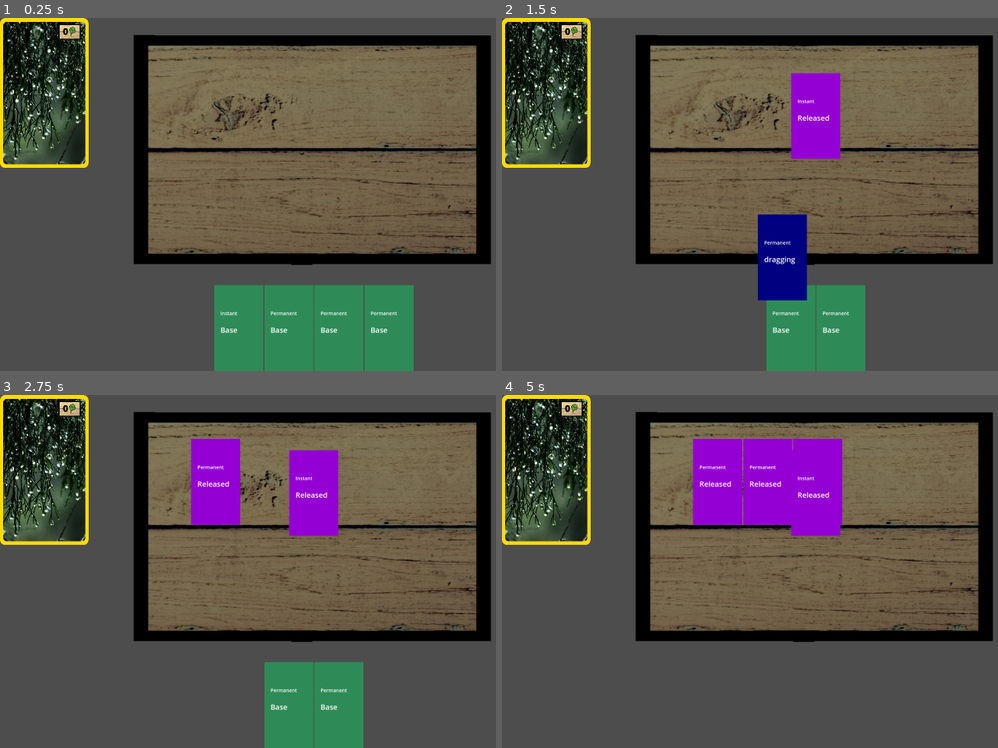
Above: before the commit, frames 1-4 (two rows, left to right).
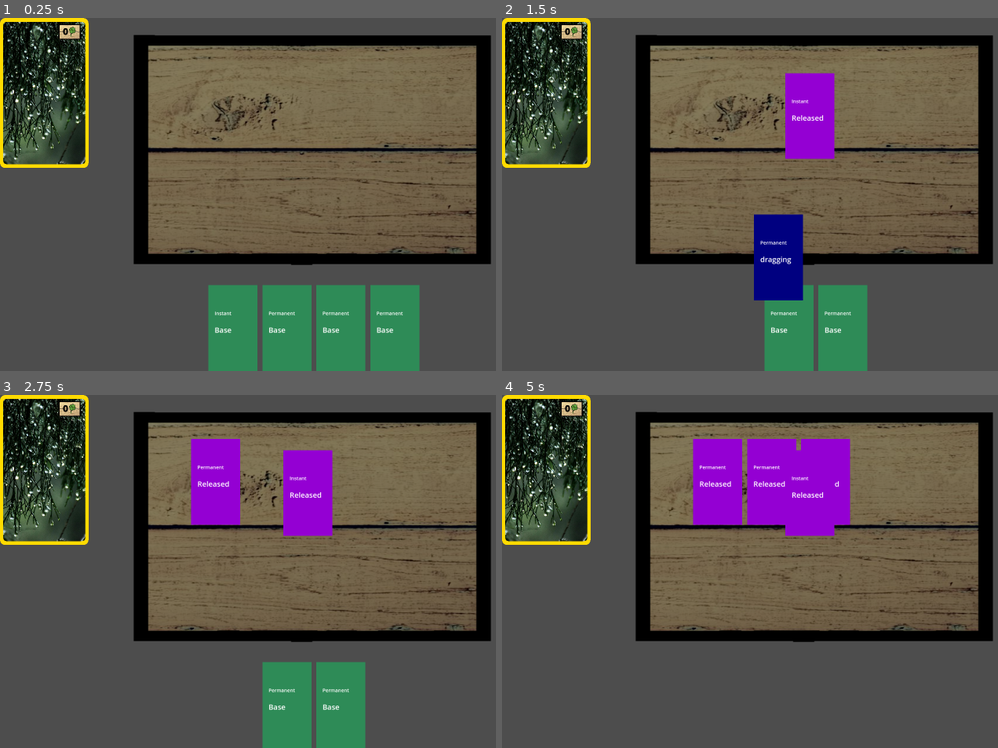
Above: after the commit, the same moments.

Repository: ch4perone/godot_card_game
Game: Godot game, scene res://scenes/board.tscn
The game is run twice, just before and just after one commit, with the same random seed, the same clock (stepped at 60 frames per second) and the same inputs.
Inputs (mouse positions are in pixels of both pictures, inside the frame that each line leads up to):
- Up to frame 1 (0.25 s): no input
- Up to frame 2 (1.5 s): tap Enter at 0.5 s; drag from (740, 328) to (814, 116) at 0.52 s; drag from (764, 328) to (814, 116) at 1.27 s
- Up to frame 3 (2.75 s): move the mouse to (218, 483) at 2.02 s; press the mouse at (218, 483) at 2.03 s
- Up to frame 4 (5 s): release the mouse at (720, 483) at 2.75 s; tap Space at 2.75 s; drag from (789, 705) to (720, 483) at 2.77 s; drag from (769, 483) to (814, 705) at 3.52 s; tap Enter at 4.25 s; drag from (814, 705) to (769, 483) at 4.27 s

The runs differ from the first frame. In frame 1, 1.9% of the frame differs, in the area x 41-85%, y 75-100%; in frame 2, 1.9%, in the area x 50-74%, y 15-100%; in frame 3, 1.4%; in frame 4, 1.0%.

Commit message:
Begin introducing card targets

Diff:
--- /dev/null
+++ b/custom_resources/card.gd
@@ -0,0 +1,15 @@
+class_name Card
+extends Resource
+
+
+enum Type {Weather, Environmental, Consumable}
+enum Target {SELF, SINGLE, ALL, EVERYONE}
+
+@export_group("Card Attributes")
+@export var id: String
+@export var type: Type
+@export var target: Target
+
+
+func is_single_targeted() -> bool:
+	return type == Target.SINGLE
--- a/main_them.tres
+++ b/main_them.tres
@@ -3,3 +3,4 @@
 [resource]
 default_base_scale = 1.0
 default_font_size = 20
+HBoxContainer/constants/separation = 20
--- a/scenes/board.tscn
+++ b/scenes/board.tscn
@@ -1,7 +1,8 @@
-[gd_scene load_steps=6 format=3 uid="uid://27ucvrf8htk6"]
+[gd_scene load_steps=7 format=3 uid="uid://27ucvrf8htk6"]
 
 [ext_resource type="Texture2D" uid="uid://b5ypqqlcxe6jb" path="res://assets/Cards/card_icon.png" id="1_ub1qw"]
 [ext_resource type="Script" path="res://src/hand.gd" id="2_f61gj"]
+[ext_resource type="Theme" uid="uid://r10julcyhqau" path="res://main_them.tres" id="2_opk5u"]
 [ext_resource type="PackedScene" uid="uid://bgc8t4cq8qr80" path="res://scenes/card_base.tscn" id="2_rk3av"]
 [ext_resource type="PackedScene" uid="uid://dccu5k4igqc1r" path="res://scenes/card_ui.tscn" id="3_pryqy"]
 
@@ -27,7 +28,7 @@
 
 [node name="BoardUI" type="CanvasLayer" parent="." groups=["ui_layer"]]
 
-[node name="PermantBox" type="HBoxContainer" parent="BoardUI" groups=["ui_layer"]]
+[node name="PermanentBox" type="HBoxContainer" parent="BoardUI" groups=["ui_layer"]]
 anchors_preset = 5
 anchor_left = 0.5
 anchor_right = 0.5
@@ -36,6 +37,7 @@
 offset_right = 500.0
 offset_bottom = 530.0
 grow_horizontal = 2
+theme = ExtResource("2_opk5u")
 
 [node name="Hand" type="HBoxContainer" parent="BoardUI"]
 anchors_preset = 7
@@ -49,6 +51,7 @@
 grow_horizontal = 2
 grow_vertical = 0
 size_flags_vertical = 8
+theme = ExtResource("2_opk5u")
 alignment = 1
 script = ExtResource("2_f61gj")
 
